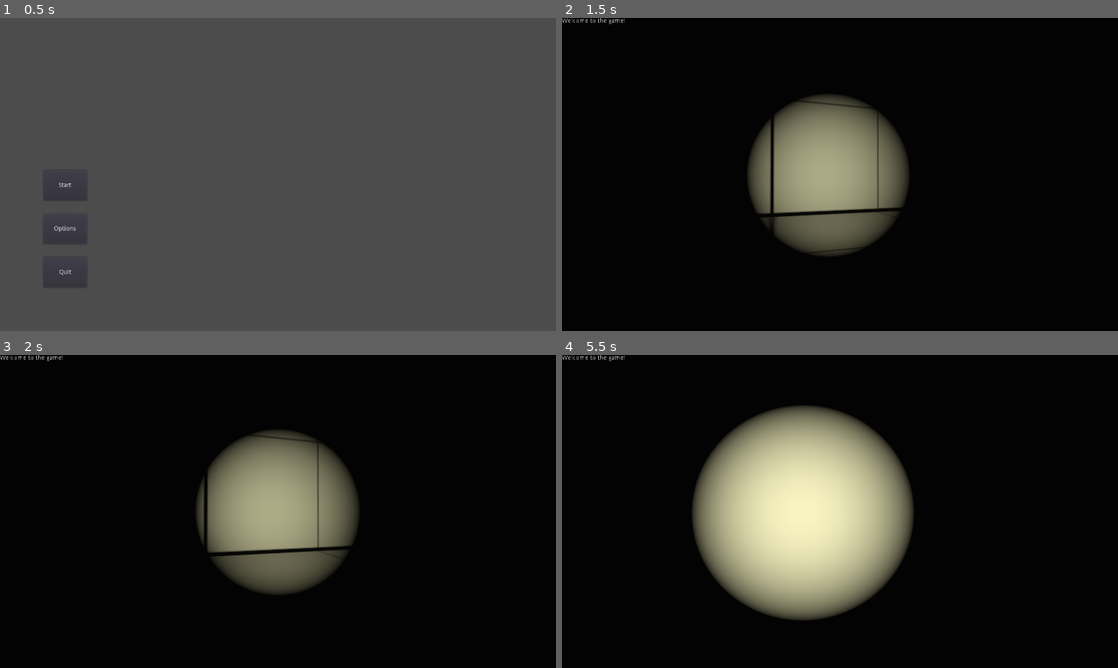
Above: before the commit, frames 1-4 (two rows, left to right).
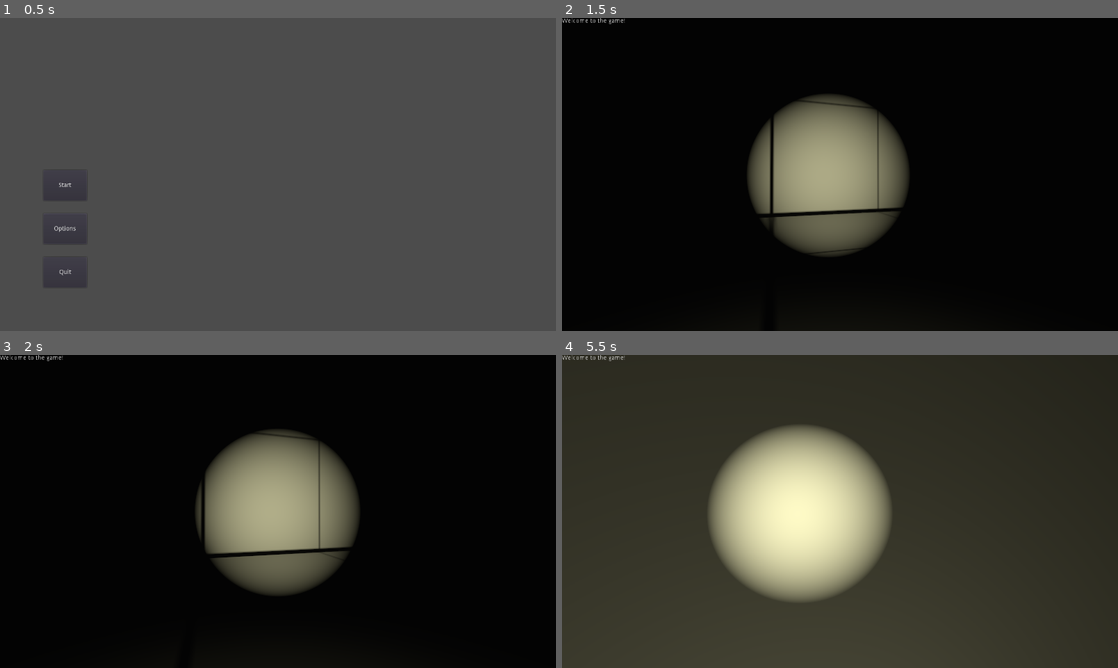
Above: after the commit, the same moments.

Repository: nonagaga/Watery-Grave-3D
Game: Godot game, scene res://Scenes/MainScenes/SceneManager.tscn
The game is run twice, just before and just after one commit, with the same random seed, the same clock (stepped at 60 frames per second) and the same inputs.
Inputs (mouse positions are in pixels of both pictures, inside the frame that each line leads up to):
- Up to frame 1 (0.5 s): no input
- Up to frame 2 (1.5 s): click "Start" at 0.5 s; tap Enter at 1.25 s; move the mouse to (867, 174) at 1.27 s; hold W (move_forward) from 1.28 s (still down)
- Up to frame 3 (2 s): keep holding W (move_forward)
- Up to frame 4 (5.5 s): keep holding W (move_forward); move the mouse to (812, 511) at 2.02 s; move the mouse to (851, 505) at 2.77 s; move the mouse to (834, 517) at 3.52 s; move the mouse to (878, 514) at 4.27 s; move the mouse to (795, 508) at 5.02 s

Frame 1 is identical in both runs. In frame 2, less than 0.1% of the frame differs, in the area x 37-58%, y 39-64%; in frame 3, 0.8%; in frame 4, 89%, in the area x 0-100%, y 0-100%.

Commit message:
passive light

Diff:
--- a/Scenes/Character/Character.gd
+++ b/Scenes/Character/Character.gd
@@ -3,11 +3,11 @@
 
 export var mouse_sensitivity = 0.03
 
-export var speed = 8
+export var speed = 15
 
 onready var head = $Head
 
-var h_acceleration = 1
+var h_acceleration = 2
 
 var direction = Vector3()
 var h_velocity = Vector3()
@@ -32,7 +32,9 @@
 	direction.y += (Input.get_action_strength("swim_up") - Input.get_action_strength("swim_down"))/1.5
 
 	direction = direction.normalized()
-	h_velocity = h_velocity.linear_interpolate(direction*speed, h_acceleration * delta)
+
+	h_velocity += direction * speed * delta
+	h_velocity = h_velocity.linear_interpolate(Vector3.ZERO, h_acceleration*delta)
 	movement.z = h_velocity.z
 	movement.x = h_velocity.x
 	movement.y = h_velocity.y
--- a/Scenes/Character/Character.tscn
+++ b/Scenes/Character/Character.tscn
@@ -27,3 +27,9 @@
 
 [node name="Camera" type="Camera" parent="Head"]
 environment = SubResource( 3 )
+
+[node name="OmniLight" type="OmniLight" parent="."]
+light_color = Color( 1, 0.984314, 0.780392, 1 )
+light_energy = 0.1
+omni_range = 10.75
+omni_attenuation = 2.37841
--- a/Scenes/MainScenes/GameScene.tscn
+++ b/Scenes/MainScenes/GameScene.tscn
@@ -36,66 +36,74 @@
 
 [node name="Control" parent="." instance=ExtResource( 1 )]
 
-[node name="MeshInstance" type="MeshInstance" parent="."]
-mesh = SubResource( 1 )
-skin = SubResource( 4 )
-
-[node name="StaticBody" type="StaticBody" parent="MeshInstance"]
-
-[node name="CollisionShape" type="CollisionShape" parent="MeshInstance/StaticBody"]
-shape = SubResource( 5 )
-
-[node name="MeshInstance2" type="MeshInstance" parent="."]
-transform = Transform( 1, 0, 0, 0, -4.37114e-08, 1, 0, -1, -4.37114e-08, 0, 25, 25 )
-mesh = SubResource( 1 )
-skin = SubResource( 4 )
-
-[node name="StaticBody" type="StaticBody" parent="MeshInstance2"]
-
-[node name="CollisionShape" type="CollisionShape" parent="MeshInstance2/StaticBody"]
-shape = SubResource( 6 )
-
-[node name="MeshInstance3" type="MeshInstance" parent="."]
-transform = Transform( 1, 0, 0, 0, -4.37114e-08, -1, 0, 1, -4.37114e-08, 0, 25, -25 )
-mesh = SubResource( 1 )
-skin = SubResource( 4 )
-
-[node name="StaticBody" type="StaticBody" parent="MeshInstance3"]
-
-[node name="CollisionShape" type="CollisionShape" parent="MeshInstance3/StaticBody"]
-shape = SubResource( 7 )
-
-[node name="MeshInstance4" type="MeshInstance" parent="."]
-transform = Transform( -4.37114e-08, -1, 0, 1, -4.37114e-08, 0, 0, 0, 1, 25, 25, 0 )
-mesh = SubResource( 1 )
-skin = SubResource( 4 )
-
-[node name="StaticBody" type="StaticBody" parent="MeshInstance4"]
-
-[node name="CollisionShape" type="CollisionShape" parent="MeshInstance4/StaticBody"]
-shape = SubResource( 8 )
-
-[node name="MeshInstance5" type="MeshInstance" parent="."]
-transform = Transform( -4.37114e-08, 1, 0, -1, -4.37114e-08, 0, 0, 0, 1, -25, 25, 0 )
-mesh = SubResource( 1 )
-skin = SubResource( 4 )
-
-[node name="StaticBody" type="StaticBody" parent="MeshInstance5"]
-
-[node name="CollisionShape" type="CollisionShape" parent="MeshInstance5/StaticBody"]
-shape = SubResource( 9 )
-
-[node name="MeshInstance6" type="MeshInstance" parent="."]
-transform = Transform( -1, 8.74228e-08, 0, -8.74228e-08, -1, 0, 0, 0, 1, 0, 50, 0 )
-mesh = SubResource( 1 )
-skin = SubResource( 4 )
-
-[node name="StaticBody" type="StaticBody" parent="MeshInstance6"]
-
-[node name="CollisionShape" type="CollisionShape" parent="MeshInstance6/StaticBody"]
-shape = SubResource( 10 )
-
 [node name="Character" parent="." instance=ExtResource( 2 )]
 transform = Transform( 1, 0, 0, 0, 1, 0, 0, 0, 1, 0, 2.58423, 0 )
 
 [node name="FlashLight" parent="." instance=ExtResource( 4 )]
+
+[node name="Map" type="Spatial" parent="."]
+
+[node name="MeshInstance" type="MeshInstance" parent="Map"]
+mesh = SubResource( 1 )
+skin = SubResource( 4 )
+skeleton = NodePath("../..")
+
+[node name="StaticBody" type="StaticBody" parent="Map/MeshInstance"]
+
+[node name="CollisionShape" type="CollisionShape" parent="Map/MeshInstance/StaticBody"]
+shape = SubResource( 5 )
+
+[node name="MeshInstance2" type="MeshInstance" parent="Map"]
+transform = Transform( 1, 0, 0, 0, -4.37114e-08, 1, 0, -1, -4.37114e-08, 0, 25, 25 )
+mesh = SubResource( 1 )
+skin = SubResource( 4 )
+skeleton = NodePath("../..")
+
+[node name="StaticBody" type="StaticBody" parent="Map/MeshInstance2"]
+
+[node name="CollisionShape" type="CollisionShape" parent="Map/MeshInstance2/StaticBody"]
+shape = SubResource( 6 )
+
+[node name="MeshInstance3" type="MeshInstance" parent="Map"]
+transform = Transform( 1, 0, 0, 0, -4.37114e-08, -1, 0, 1, -4.37114e-08, 0, 25, -25 )
+mesh = SubResource( 1 )
+skin = SubResource( 4 )
+skeleton = NodePath("../..")
+
+[node name="StaticBody" type="StaticBody" parent="Map/MeshInstance3"]
+
+[node name="CollisionShape" type="CollisionShape" parent="Map/MeshInstance3/StaticBody"]
+shape = SubResource( 7 )
+
+[node name="MeshInstance4" type="MeshInstance" parent="Map"]
+transform = Transform( -4.37114e-08, -1, 0, 1, -4.37114e-08, 0, 0, 0, 1, 25, 25, 0 )
+mesh = SubResource( 1 )
+skin = SubResource( 4 )
+skeleton = NodePath("../..")
+
+[node name="StaticBody" type="StaticBody" parent="Map/MeshInstance4"]
+
+[node name="CollisionShape" type="CollisionShape" parent="Map/MeshInstance4/StaticBody"]
+shape = SubResource( 8 )
+
+[node name="MeshInstance5" type="MeshInstance" parent="Map"]
+transform = Transform( -4.37114e-08, 1, 0, -1, -4.37114e-08, 0, 0, 0, 1, -25, 25, 0 )
+mesh = SubResource( 1 )
+skin = SubResource( 4 )
+skeleton = NodePath("../..")
+
+[node name="StaticBody" type="StaticBody" parent="Map/MeshInstance5"]
+
+[node name="CollisionShape" type="CollisionShape" parent="Map/MeshInstance5/StaticBody"]
+shape = SubResource( 9 )
+
+[node name="MeshInstance6" type="MeshInstance" parent="Map"]
+transform = Transform( -1, 8.74228e-08, 0, -8.74228e-08, -1, 0, 0, 0, 1, 0, 50, 0 )
+mesh = SubResource( 1 )
+skin = SubResource( 4 )
+skeleton = NodePath("../..")
+
+[node name="StaticBody" type="StaticBody" parent="Map/MeshInstance6"]
+
+[node name="CollisionShape" type="CollisionShape" parent="Map/MeshInstance6/StaticBody"]
+shape = SubResource( 10 )
